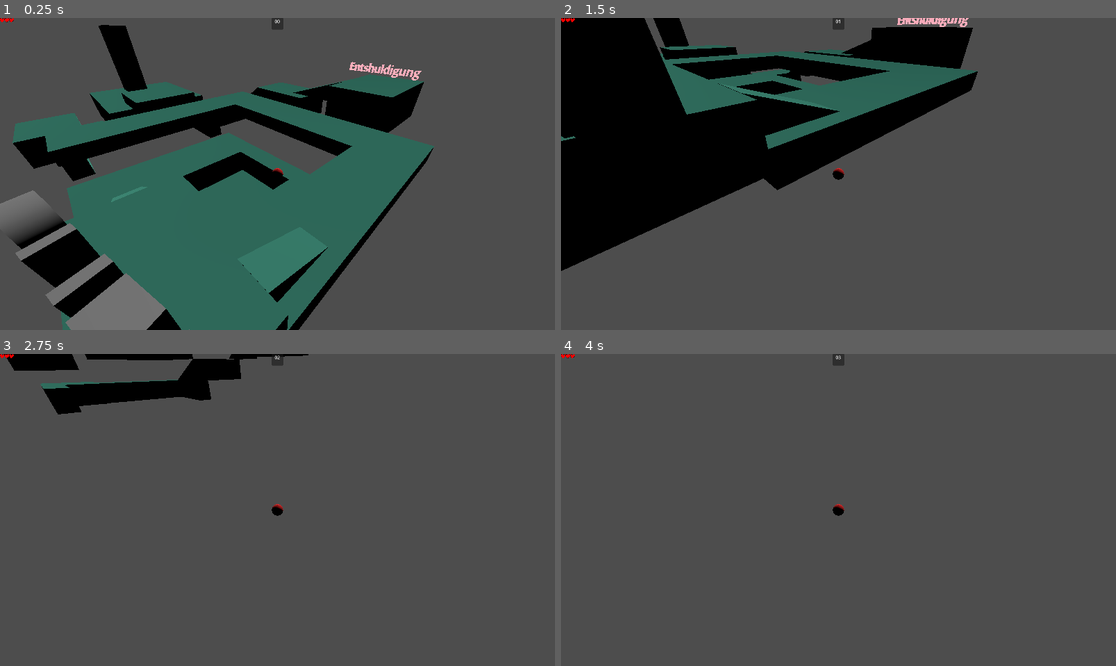
Above: before the commit, frames 1-4 (two rows, left to right).
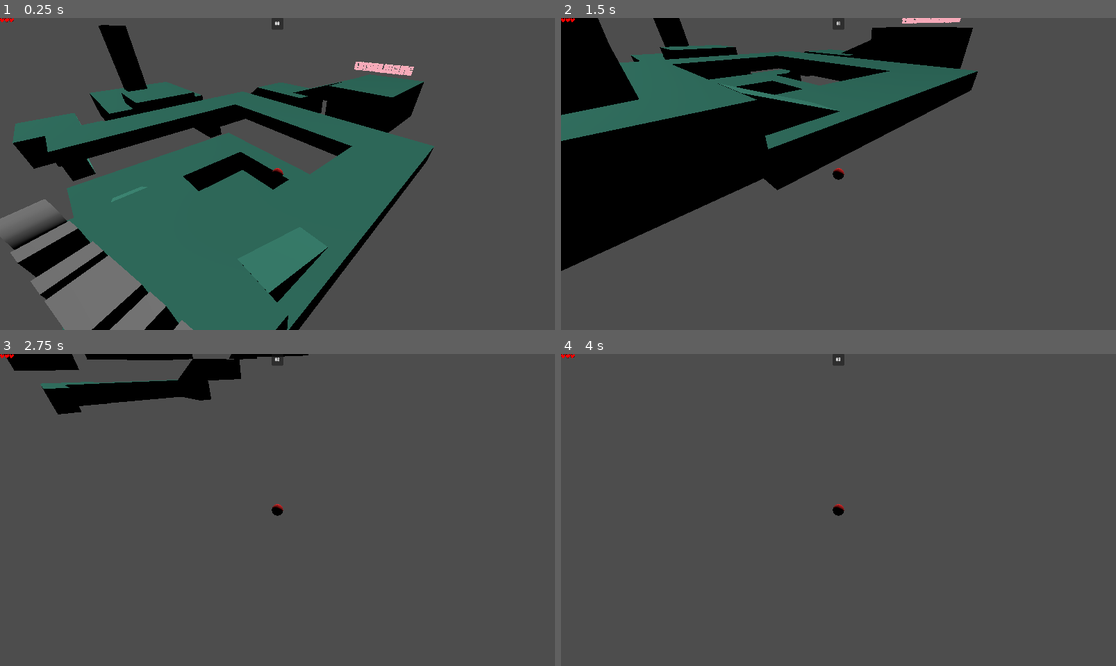
Above: after the commit, the same moments.

Repository: leon-arndt/InnoEngineJam2023
Game: Godot game, scene res://main.tscn
Same seed, same stepped clock (60 frames per second), same inputs: the game is played once before the commit and once after it.
Inputs:
- Up to frame 1 (0.25 s): no input
- Up to frame 2 (1.5 s): hold Right (move_right) 0.53-1.28 s; hold Down (move_backward) from 1.28 s (still down)
- Up to frame 3 (2.75 s): release Down (move_backward) at 2.03 s; hold Right (move_right) from 2.03 s (still down)
- Up to frame 4 (4 s): release Right (move_right) at 2.78 s; hold Up (move_forward) 2.78-3.53 s; hold Left (move_left) from 3.53 s (still down)

The runs differ from the first frame. In frame 1, 3.2% of the frame differs, in the area x 0-76%, y 0-100%; in frame 2, 3.9%, in the area x 0-74%, y 0-39%; in frame 3, less than 0.1%; in frame 4, less than 0.1%.

Commit message:
use a custom font

Diff:
--- a/project.godot
+++ b/project.godot
@@ -23,6 +23,10 @@
 [dotnet]
 
 project/assembly_name="InnoEngineJam2023"
+
+[gui]
+
+theme/custom_font="res://fonts/evil_empire/Evil Empire.otf"
 
 [input]
 
--- a/ui.tscn
+++ b/ui.tscn
@@ -41,7 +41,7 @@
 [node name="SecondsLeft" type="Label" parent="CanvasLayer/Panel"]
 layout_mode = 0
 offset_right = 40.0
-offset_bottom = 23.0
+offset_bottom = 40.0
 text = "00"
 horizontal_alignment = 1
 vertical_alignment = 1
Binary file added: fonts/evil_empire/Evil Empire.otf
Not shown, added: fonts/evil_empire/Evil Empire.otf.import
Not shown, added: fonts/evil_empire/readme.txt
